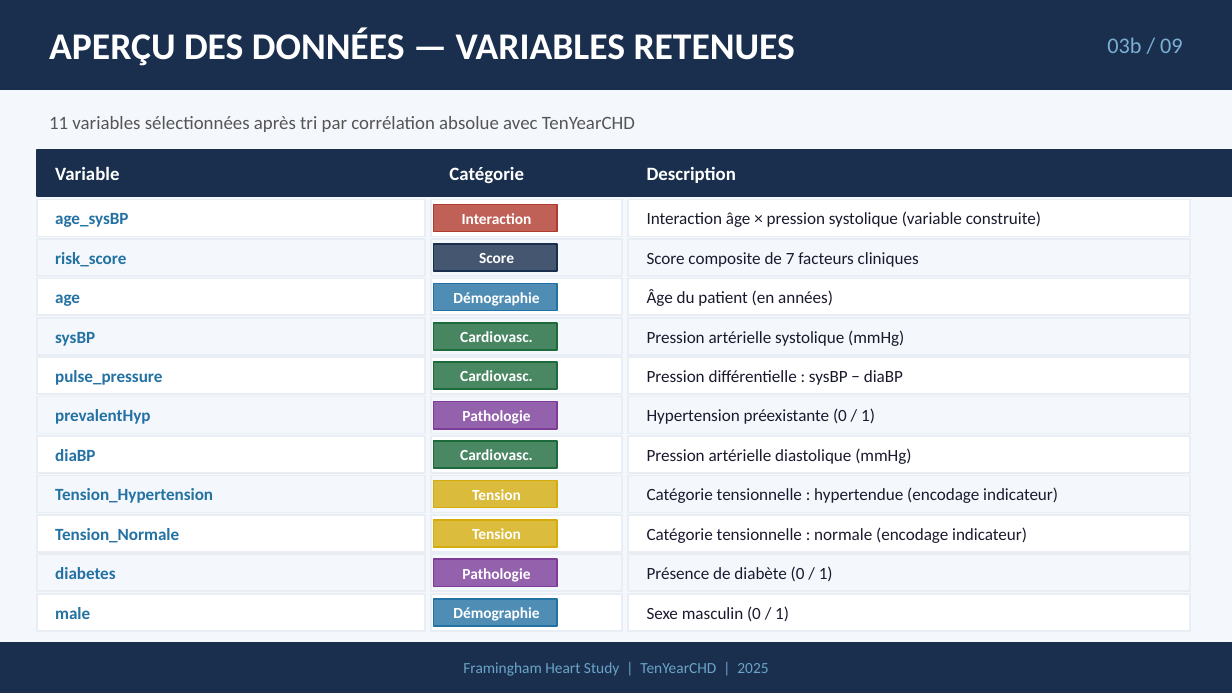
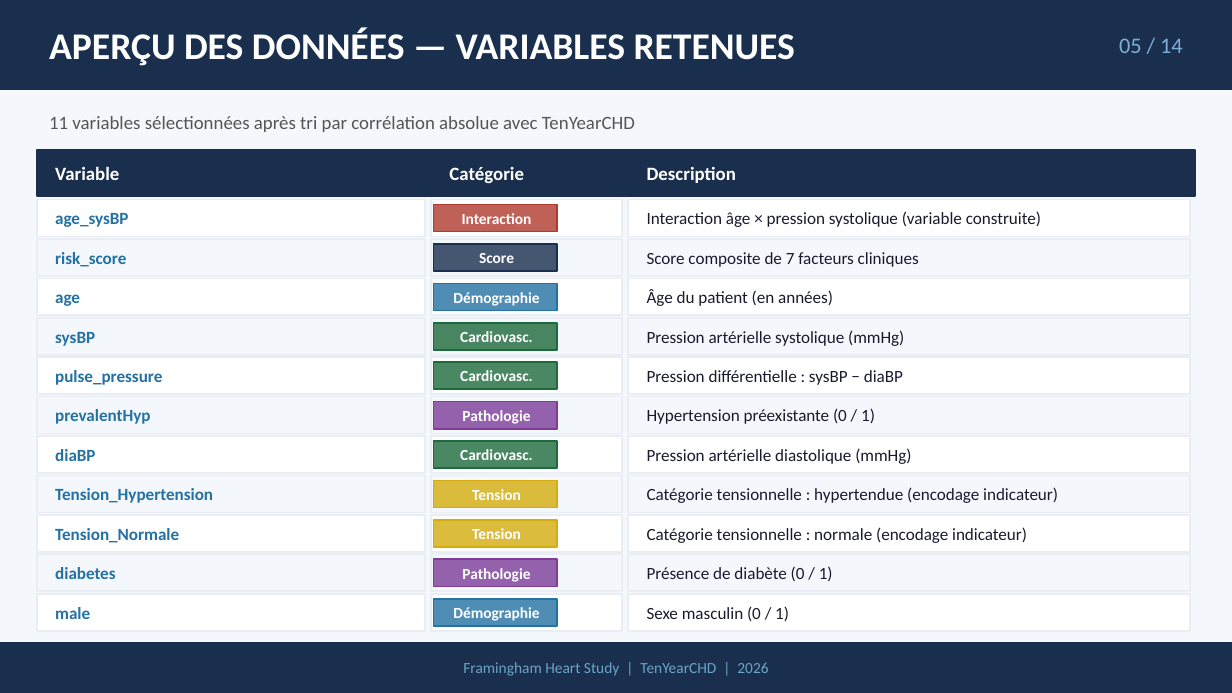
Before and after one commit to daril-dielh/Maladie-Coronarienne-10-ans, a slide deck: slide 5 of presentation/presentation.pptx. Drawn at 1232x693 pixels with LibreOffice and Linux fonts; fonts in the diff are those of the drawing. Boxes give left, top, right and bottom in pixels: in the first picture for what was removed or moved away, otherwise in the second. Text is boxed around its words. In the diff, an @@ line names an element or a change of style, - is before the commit and + after.

```diff
--- a/presentation/presentation.pptx
+++ b/presentation/presentation.pptx
@@ text at [1119, 38, 1183, 53]: text changed @@
-03b / 09
+05 / 14
@@ rectangle: place and size @@
-rectangle at [37, 150, 1232, 196]
+rectangle at [37, 150, 1195, 196]
@@ rectangle removed at [431, 150, 1232, 196] @@
@@ rectangle removed at [628, 150, 1232, 196] @@
@@ text at [463, 662, 768, 676]: text changed @@
-Framingham Heart Study | TenYearCHD | 2025
+Framingham Heart Study | TenYearCHD | 2026
```
Also in this commit, not shown: 13 other slides changed, 12 other files.
